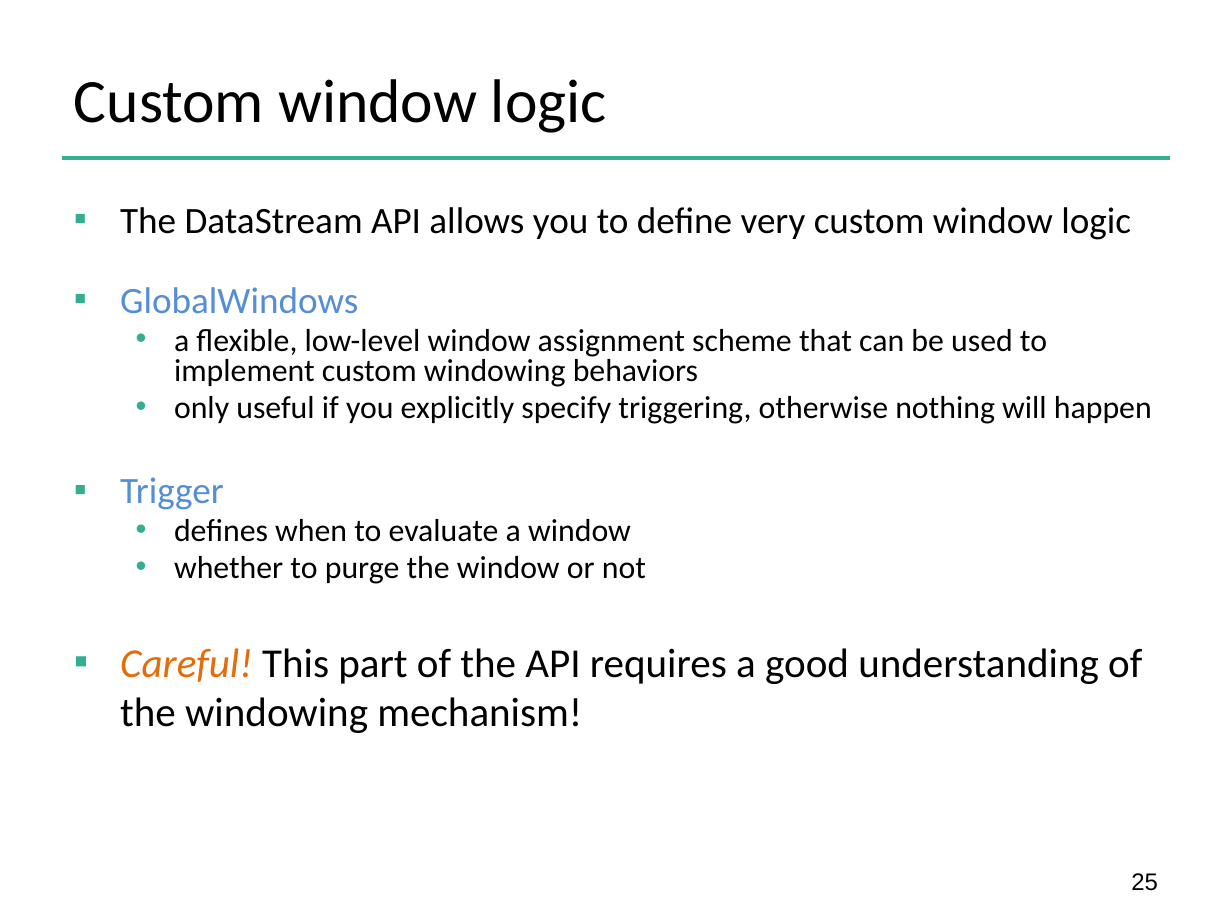
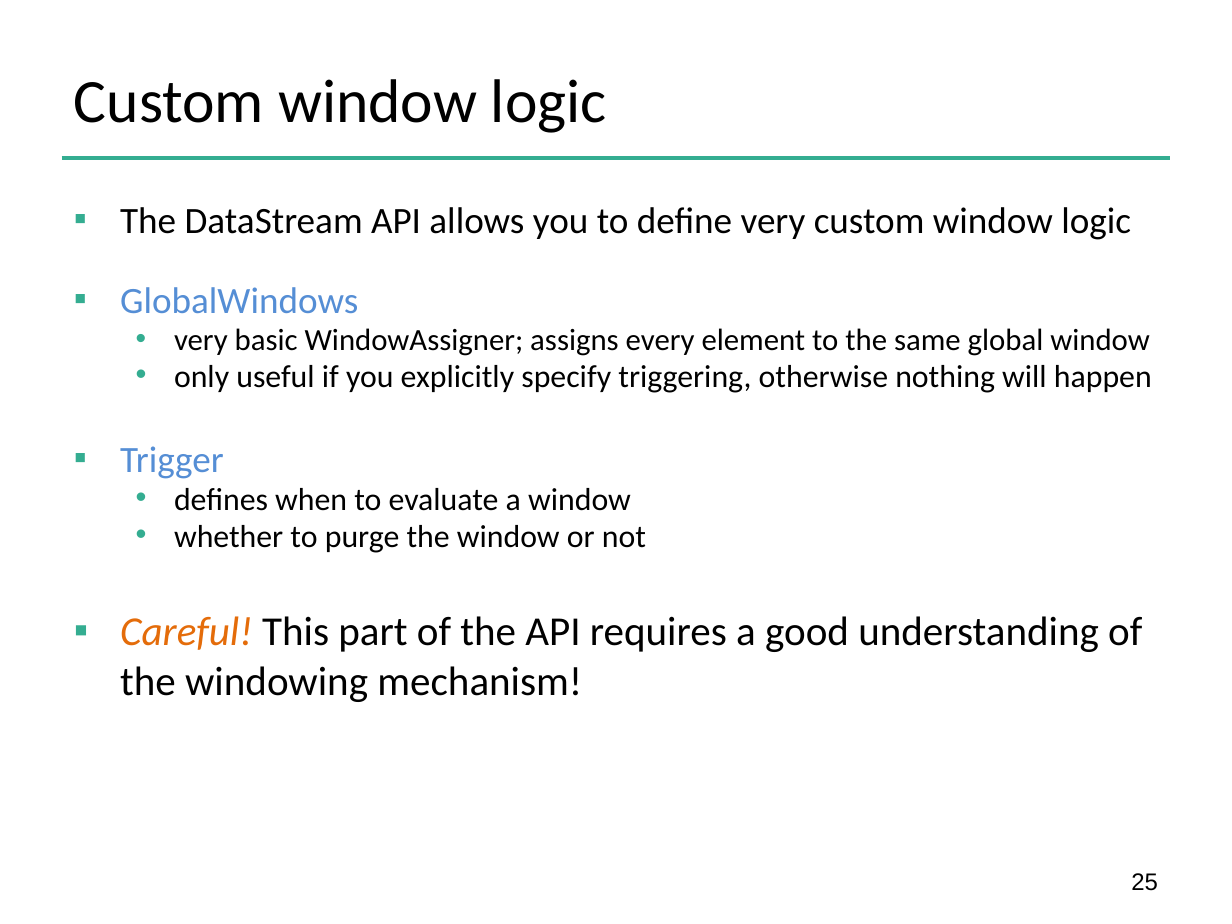
Before and after one commit to dataArtisans/flink-training-web, a slide deck: slide 25 of slides/flink_stream_windows.pptx. Drawn at 1232x924 pixels with LibreOffice and Linux fonts; fonts in the diff are those of the drawing; background and template pictures are left out. Boxes give left, top, right and bottom in pixels: in the first picture for what was removed or moved away, otherwise in the second. Text is boxed around its words. In the diff, an @@ line names an element or a change of style, - is before the commit and + after.

```diff
--- a/slides/flink_stream_windows.pptx
+++ b/slides/flink_stream_windows.pptx
@@ text at (174,328,1149,356): text changed; size 18.6 to 18 pt @@
-  • a flexible, low-level window assignment scheme that can be used to implement custom windowing behaviors
+  • very basic WindowAssigner; assigns every element to the same global window
```
Also in this commit, not shown: 2 other slides changed, 1 slide added, 22 slides removed, 40 other files.
